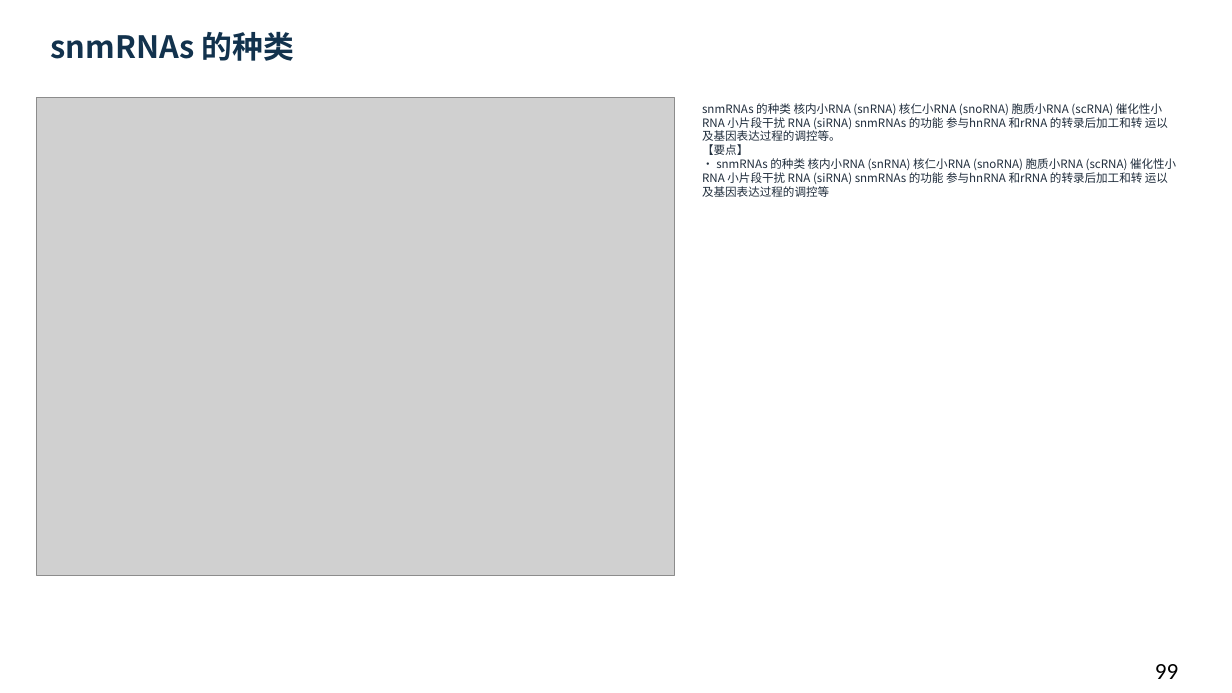
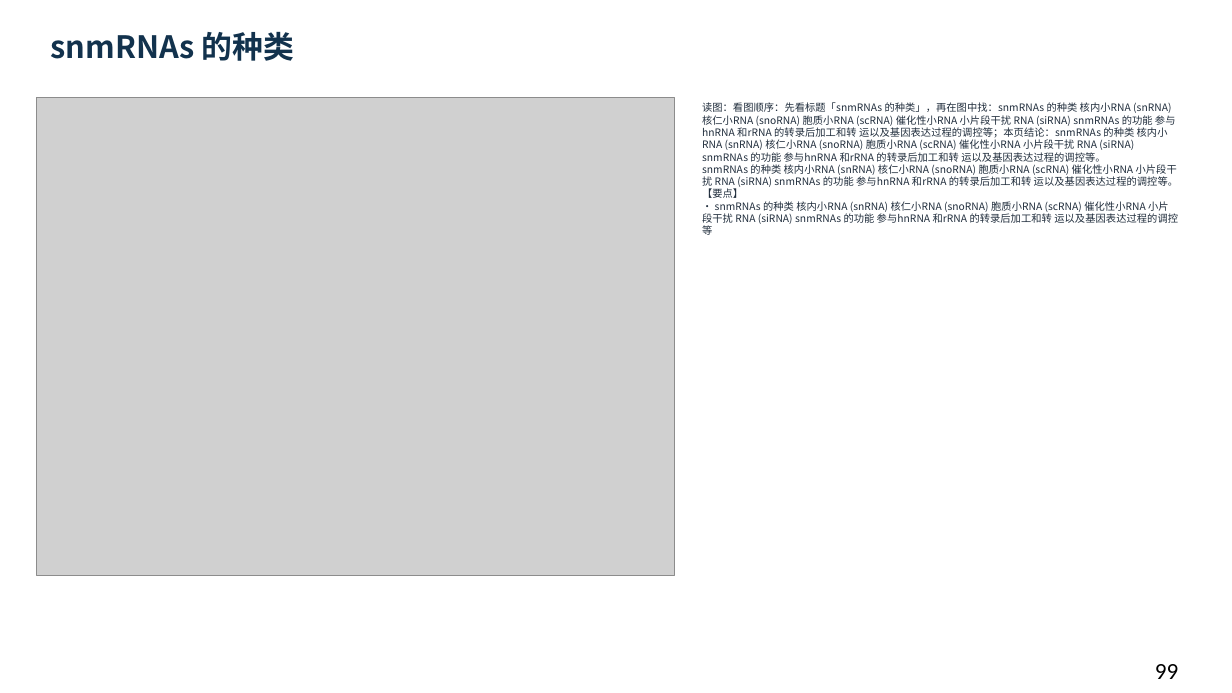
Before and after one commit to newkan-li/Biochemistry, a slide deck: slide 99 of downloads/bc11-ai-style.pptx. Drawn at 1232x693 pixels with LibreOffice and Linux fonts; fonts in the diff are those of the drawing; grey boxes stand for pictures. Boxes give left, top, right and bottom in pixels: in the first picture for what was removed or moved away, otherwise in the second. Text is boxed around its words. In the diff, an @@ line names an element or a change of style, - is before the commit and + after.

```diff
--- a/downloads/bc11-ai-style.pptx
+++ b/downloads/bc11-ai-style.pptx
@@ text at (x1=702, y1=102, x2=1178, y2=235): text changed; size 9 to 8 pt @@
-snmRNAs 的种类 核内小RNA (snRNA) 核仁小RNA (snoRNA) 胞质小RNA (scRNA) 催化性小RNA 小片段干扰 RNA (siRNA) snmRNAs 的功能 参与hnRNA 和rRNA 的转录后加工和转 运以及基因表达过程的调控等。
-【要点】
-• snmRNAs 的种类 核内小RNA (snRNA) 核仁小RNA (snoRNA) 胞质小RNA (scRNA) 催化性小RNA 小片段干扰 RNA (siRNA) snmRNAs 的功能 参与hnRNA 和rRNA 的转录后加工和转 运以及基因表达过程的调控等
+读图：看图顺序：先看标题「snmRNAs 的种类」，再在图中找：snmRNAs 的种类 核内小RNA (snRNA) 核仁小RNA (snoRNA) 胞质小RNA (scRNA) 催化性小RNA 小片段干扰 RNA (siRNA) snmRNAs 的功能 参与hnRNA 和rRNA 的转录后加工和转 运以及基因表达过程的调控等；本页结论：snmRNAs 的种类 核内小RNA (snRNA) 核仁小RNA (snoRNA) 胞质小RNA (scRNA) 催化性小RNA 小片段干扰 RNA (siRNA) snmRNAs 的功能 参与hnRNA 和rRNA 的转录后加工和转 运以及基因表达过程的调控等。
+snmRNAs 的种类 核内小RNA (snRNA) 核仁小RNA (snoRNA) 胞质小RNA (scRNA) 催化性小RNA 小片段干扰 RNA (siRNA) snmRNAs 的功能 参与hnRNA 和rRNA 的转录后加工和转 运以及基因表达过程的调控等。
+【要点】
+• snmRNAs 的种类 核内小RNA (snRNA) 核仁小RNA (snoRNA) 胞质小RNA (scRNA) 催化性小RNA 小片段干扰 RNA (siRNA) snmRNAs 的功能 参与hnRNA 和rRNA 的转录后加工和转 运以及基因表达过程的调控等
```
Also in this commit, not shown: 135 other slides changed, 6 other files.
